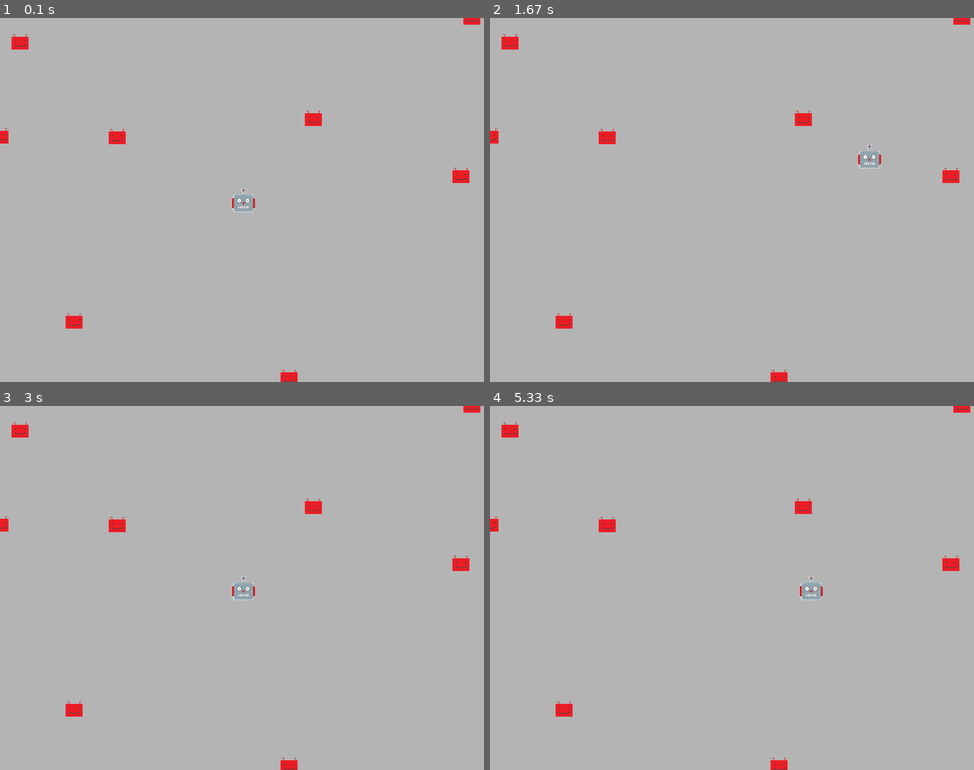
Above: before the commit, frames 1-4 (two rows, left to right).
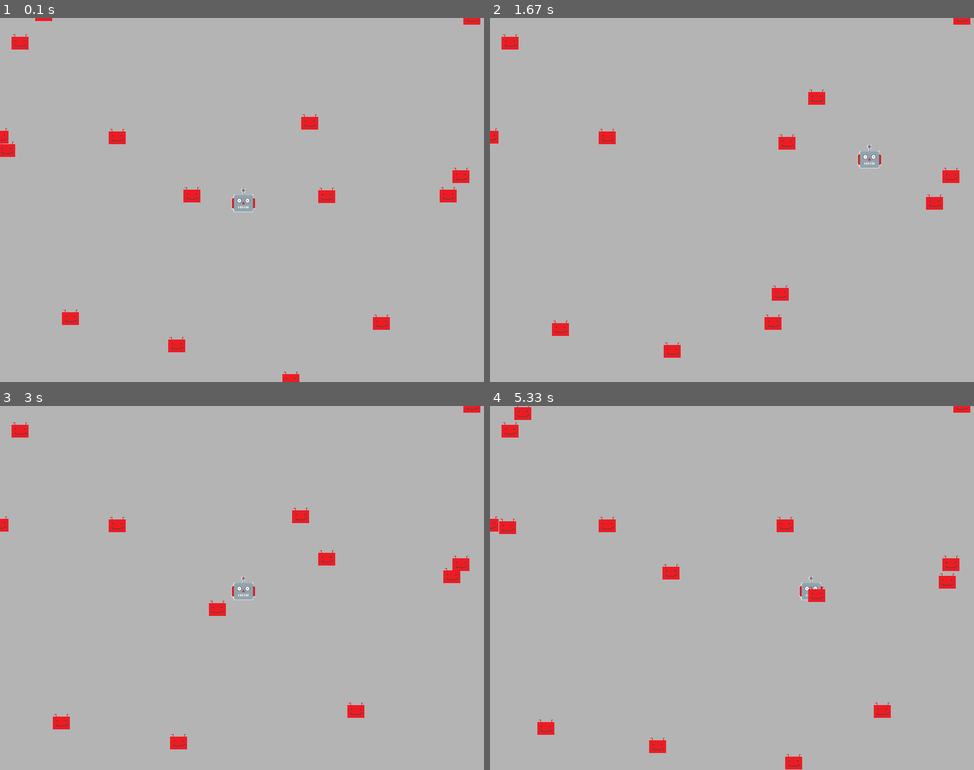
Above: after the commit, the same moments.

Repository: daviddumas/pygame-example-mcs275-spring2024-1pm
Game: pygame game, started from main.py
Same seed, same stepped clock (60 frames per second), same inputs: the game is played once before the commit and once after it.
Inputs:
- Up to frame 1 (0.1 s): no input
- Up to frame 2 (1.67 s): hold Right 0.33-0.8 s; hold Up 0.83-1.13 s; hold Right 1.17-1.63 s
- Up to frame 3 (3 s): hold Left 1.67-2.2 s; hold Down 2.23-2.53 s; hold Left 2.57-2.97 s
- Up to frame 4 (5.33 s): hold Up 3-3.37 s; hold Right 3.4-4.03 s; hold Down 4.07-4.43 s; hold Left 4.47-4.93 s; hold Right from 4.97 s (still down)

The runs differ from the first frame. In frame 1, 1.1% of the frame differs, in the area x 0-95%, y 0-100%; in frame 2, 1.1%; in frame 3, 1.2%; in frame 4, 1.6%, in the area x 1-97%, y 0-100%.

Commit message:
WanderRobot and PatrolRobot

Diff:
--- a/main.py
+++ b/main.py
@@ -62,16 +62,19 @@
 class Robot(pygame.sprite.Sprite):
     "Sprite representing a robot NPC"
 
-    def __init__(self):
+    def __init__(self,position=None):
         super().__init__()
         self.image = pygame.image.load("assets/RobotNPC.png")
         self.rect = (
             self.image.get_rect()
         )  # rectangular region representing image dimensions
-        self.rect.center = (
-           random.randrange(DISP_WIDTH),
-           random.randrange(DISP_HEIGHT)
-        )  # move the center to display center
+        if position is None:
+            self.rect.center = (
+            random.randrange(DISP_WIDTH),
+            random.randrange(DISP_HEIGHT)
+            )  # move the center to display center
+        else:
+            self.rect.center = position
 
     def update(self):
         pass
@@ -80,10 +83,78 @@
         surface.blit(self.image, self.rect)
 
 
+class WanderRobot(Robot):
+    """NPC robot that moves randomly (up,down,left,right)"""
+
+    # TODO: Make wanderbot speed FPS-independent!
+    possible_steps = [  # class attribute
+        (3, 0),
+        (-3, 0),
+        (0, 3),
+        (0, -3),
+    ]
+
+    def update(self):
+        "Take one step, randomly"
+        step = random.choice(self.possible_steps) # e.g. step=(1,2)
+        self.rect.move_ip(*step)  #   move_ip(1,2)
+
+class PatrolRobot(Robot):
+    """Robot walks back and forth along a straight line segment"""
+
+    state_transitions = {
+        "out": "back",
+        "back": "out",
+    }
+
+    def __init__(self, position=None, direction=None, steps=80):
+        """
+        Initialize a robot at `position` that takes `steps`
+        steps in `direction` then turns around, repeats.
+        """
+        # Call Robot constructor
+        super().__init__(position)
+        if direction is None:
+            direction = random.choice([
+                (3, 0),
+                (-3, 0),
+                (0, 3),
+                (0, -3),
+                (3, 3),
+                (-3, 3),
+                (3, -3),
+                (-3, -3),
+            ])
+        # Do Patrol-specific initialization
+        self.vectors = {
+            "out": direction,
+            "back": (-direction[0],-direction[1]),
+        }
+        self.steps = steps  # constant
+        self.state = "out"  # either "out" or "back"
+        self.n = 0  # number of steps so far in the current state
+
+    def update(self):
+        "Take a step and turn around if appropriate"
+        # Take a step
+        self.rect.move_ip(*self.vectors[self.state])
+        self.n += 1
+        # Is it time to turn around?
+        if self.n == self.steps:
+            # indeed, turn around
+            self.n = 0
+            self.state = self.state_transitions[self.state]
+
+
+
 sprites = []
 sprites.append(Player())
-for _ in range(8):
+for _ in range(5):
     sprites.append(Robot())
+for _ in range(5):
+    sprites.append(WanderRobot())
+for _ in range(5):
+    sprites.append(PatrolRobot())
 
 # MAIN LOOP
 while True:
